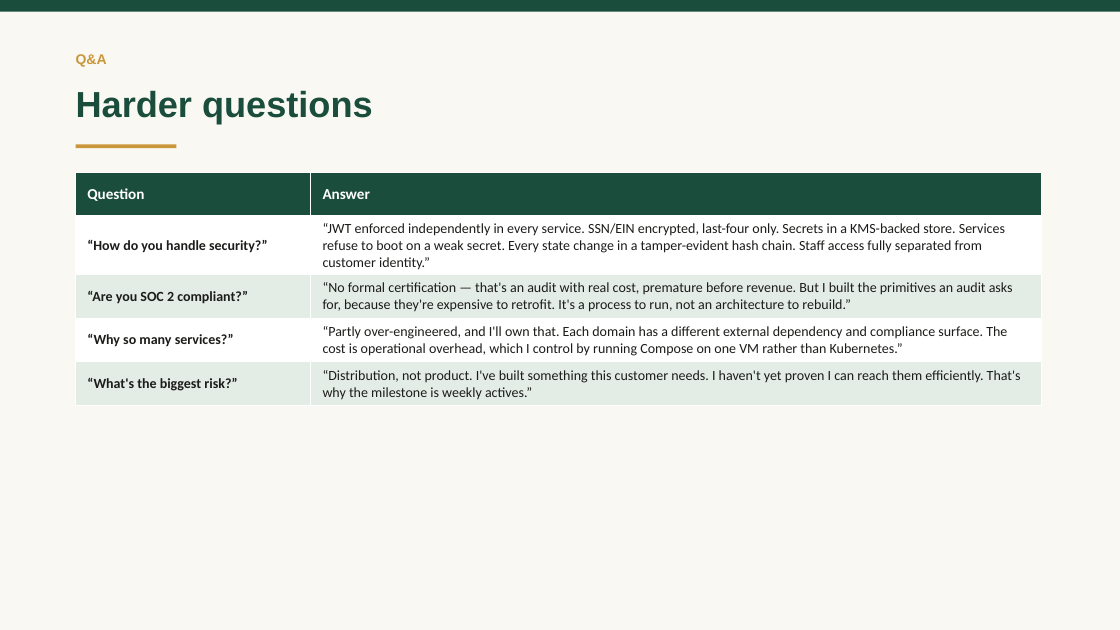
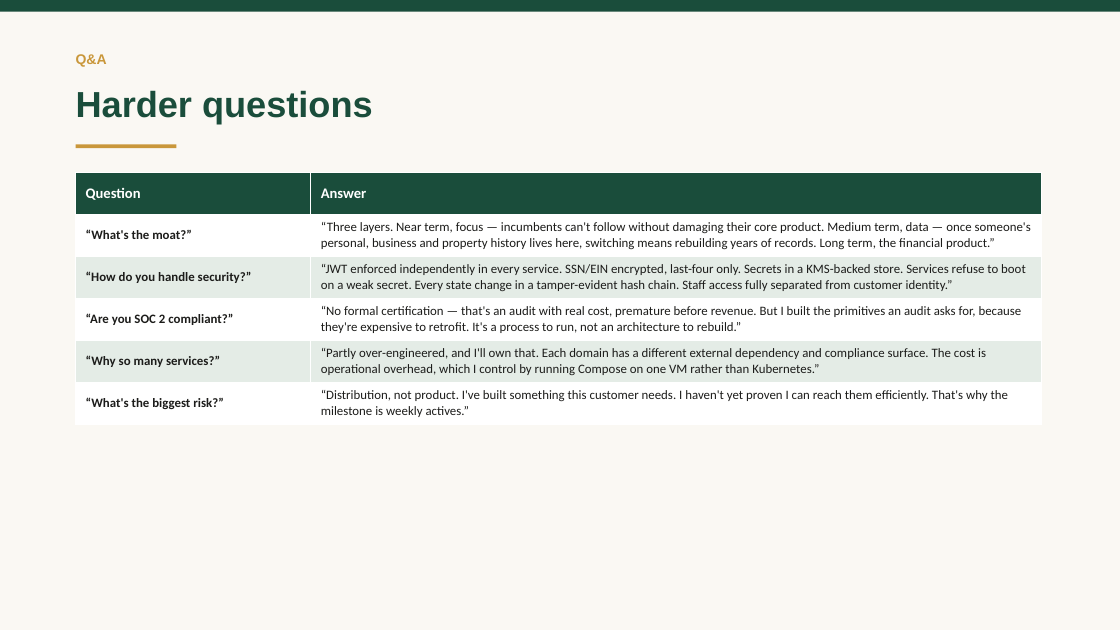
Before and after one commit to vadlapatlasuresh/my-wealth-management, a slide deck: slide 78 of DOCUMENTATION/TerraVest-Showcase-Deck.pptx (slide 71 before the commit). Drawn at 1120x630 pixels with LibreOffice and Linux fonts; fonts in the diff are those of the drawing. Boxes give left, top, right and bottom in pixels: in the first picture for what was removed or moved away, otherwise in the second. Text is boxed around its words. In the diff, an @@ line names an element or a change of style, - is before the commit and + after.

```diff
--- a/DOCUMENTATION/TerraVest-Showcase-Deck.pptx
+++ b/DOCUMENTATION/TerraVest-Showcase-Deck.pptx
@@ table at [76, 172, 1042, 424] @@
+row 2: “What's the moat?” | “Three layers. Near term, focus — incumbents can't follow without damaging their core product. Medium term, data — once someone's personal, business and property history lives here, switching means rebuilding years of records. Long term, the financial product.”
```
Also in this commit, not shown: 11 other slides changed, 7 slides added, 18 other files.
